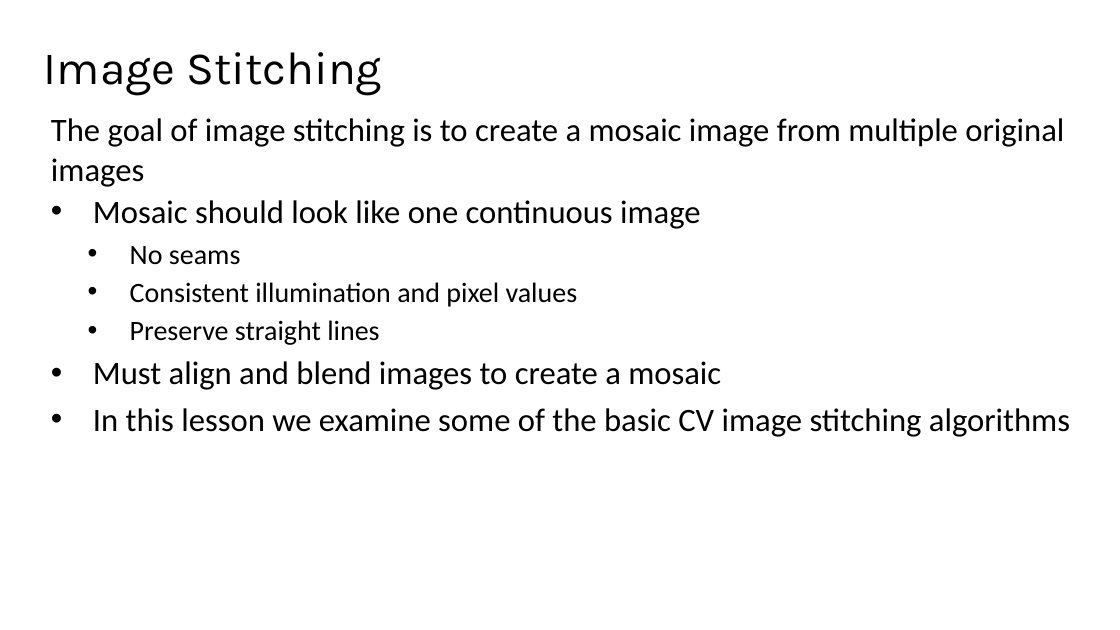
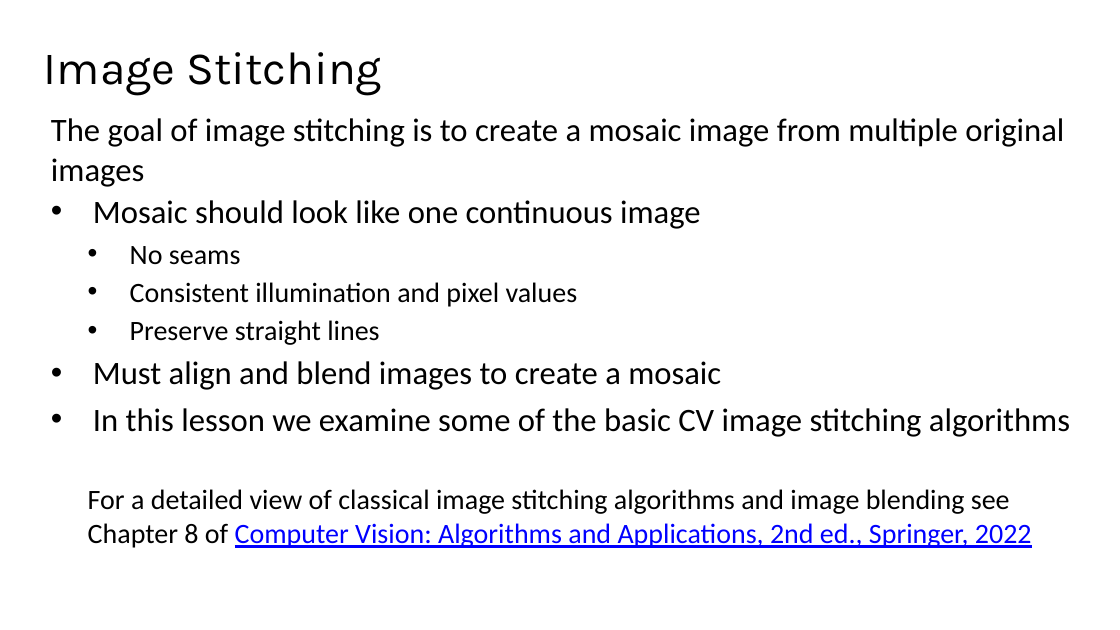
Before and after one commit to StephenElston/CSCI-E25, a slide deck: slide 2 of Slides/13_ImageStitching.pptx. Drawn at 1120x630 pixels with LibreOffice and Linux fonts; fonts in the diff are those of the drawing. Boxes give left, top, right and bottom in pixels: in the first picture for what was removed or moved away, otherwise in the second. Text is boxed around its words. In the diff, an @@ line names an element or a change of style, - is before the commit and + after.

```diff
--- a/Slides/13_ImageStitching.pptx
+++ b/Slides/13_ImageStitching.pptx
@@ text at [88,489,1032,548]: paragraph added @@
+    For a detailed view of classical image stitching algorithms and image blending see Chapter 8 of Computer Vision: Algorithms and Applications, 2nd ed., Springer, 2022
```
Also in this commit, not shown: 3 other slides changed.
